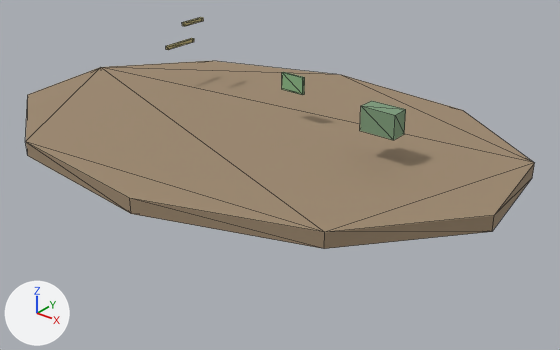
Before and after pictures for a commit that changed the glTF model assets/procedural/pretty/lake.glb.
Before and after are seen from a camera (50 mm lens) standing at (7.03, -8.19, 5.8) and looking at (0.47, 0.01, 0.71). Arrows for +X, +Y and +Z are at lower left; the lights stay in place. The first picture is the older version. Mesh edges are drawn as thin lines. Vertices at exactly the same position are counted once.

In view in the first picture: 'lake_root'.
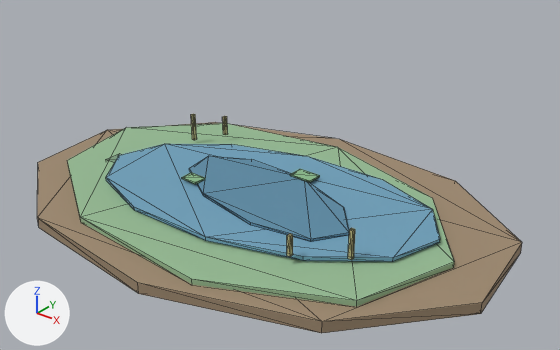
Where the change shows, as pixel boxes (x1, y1, x2, y2) in the pictures (560 x 350 px; the box of a moved part takes in the faces that stretch with it):
'lake_root', reshaped: before (25, 17, 535, 249); after (37, 114, 522, 333)
part 1 of me_lake_mesh, moved or reshaped: before (25, 61, 535, 249); after (37, 122, 522, 333)
part 2 of me_lake_mesh, moved or reshaped (not visible before): after (67, 123, 454, 307)
part 3 of me_lake_mesh, moved or reshaped (not visible before): after (106, 144, 440, 262)
part 4 of me_lake_mesh, moved or reshaped (not visible before): after (189, 156, 349, 242)
part 5 of me_lake_mesh, moved or reshaped: before (166, 38, 194, 50); after (191, 114, 197, 140)
part 6 of me_lake_mesh, moved or reshaped: before (182, 17, 204, 26); after (223, 116, 228, 135)
part 7 of me_lake_mesh, moved or reshaped (not visible before): after (348, 228, 355, 260)
part 8 of me_lake_mesh, moved or reshaped (not visible before): after (287, 233, 293, 256)
part 9 of me_lake_mesh, moved or reshaped (not visible before): after (106, 154, 122, 163)
part 10 of me_lake_mesh, moved or reshaped (not visible afterwards): before (360, 101, 406, 140)
part 11 of me_lake_mesh, moved or reshaped: before (282, 72, 305, 95); after (290, 169, 320, 182)
part 12 of me_lake_mesh, moved or reshaped (not visible before): after (182, 172, 205, 184)

Patch to the scene script:
```diff
--- a/assets/procedural/pretty/lake.glb.py
+++ b/assets/procedural/pretty/lake.glb.py
@@ me_lake_mesh @@
 # used by ob_lake_root; location = (0.0, 0.0, 0.0)
-me_lake_mesh.from_pydata(...)  # 144 vertices, 240 faces; spans x -4.0..4.0, y -2.75..2.75, z 0.0..2.59
+me_lake_mesh.from_pydata(...)  # 144 vertices, 240 faces; spans x -4.0..4.0, y -2.75..2.75, z 0.0..0.8
+# me_lake_mesh part 1: the loose piece of 20 vertices spanning x -4.0..4.0, y -2.75..2.75, z 1.19..1.4 is scaled about its middle by (1, 1, 0.776), then moved by (0.0, 0.0, -1.21)
+# me_lake_mesh part 2: the loose piece of 18 vertices spanning x -3.64..3.34, y -2.12..2.5, z 1.16..1.29 is scaled about its middle by (1, 1, 0.776), then moved by (0.0, -0.22, -1.03)
+# me_lake_mesh part 3: the loose piece of 24 vertices spanning x -2.63..2.98, y -1.25..1.84, z 1.21..1.29 is moved by (0.0, -0.34, -0.94)
+# me_lake_mesh part 4: the loose piece of 18 vertices spanning x -1.36..1.94, y -0.48..1.17, z 1.18..1.23 is moved by (0.0, -0.45, -0.84)
+# me_lake_mesh part 5: the loose piece of 8 vertices spanning x -2.17..-2.11, y 0.31..0.92, z 2.1..2.15 is scaled about its middle by (1, 0.0929, 8.36), then moved by (0.0, 0.21, -1.56)
+# me_lake_mesh part 6: the loose piece of 8 vertices spanning x -1.82..-1.76, y 0.37..0.81, z 2.53..2.59 is scaled about its middle by (1, 0.13, 5.97), then moved by (0.0, 0.68, -2.02)
+# me_lake_mesh part 7: the loose piece of 8 vertices spanning x 2.26..2.32, y 0.33..0.89, z 0.5..0.56 is scaled about its middle by (1, 0.1, 7.76), then moved by (0.0, -1.37, 0.03)
+# me_lake_mesh part 8: the loose piece of 8 vertices spanning x 1.63..1.69, y 0.39..0.78, z 0.0..0.06 is scaled about its middle by (1, 0.144, 5.38), then moved by (0.0, -1.85, 0.51)
+# me_lake_mesh part 9: the loose piece of 8 vertices spanning x -2.82..-2.34, y -0.08..0.23, z 0.66..0.97 is scaled about its middle by (1, 1, 0.776), then moved by (0.0, -0.56, -0.67)
+# me_lake_mesh part 10: the loose piece of 8 vertices spanning x 1.88..2.4, y -0.04..0.22, z 1.82..2.17 is scaled about its middle by (1, 1.33, 0.582), then moved by (0.0, 0.61, -1.84)
+# me_lake_mesh part 11: the loose piece of 8 vertices spanning x 0.2..0.59, y 0.4..0.43, z 1.91..2.17 is scaled about its middle by (1, 6.67, 0.116), then moved by (0.0, 0.33, -1.63)
+# me_lake_mesh part 12: the loose piece of 8 vertices spanning x -1.07..-0.76, y 0.4..0.43, z 0.75..0.97 is scaled about its middle by (1, 5.56, 0.14), then moved by (0.0, -0.85, -0.45)
 me_lake_mesh.materials.append(mat_lake_bank_dirt)
```
